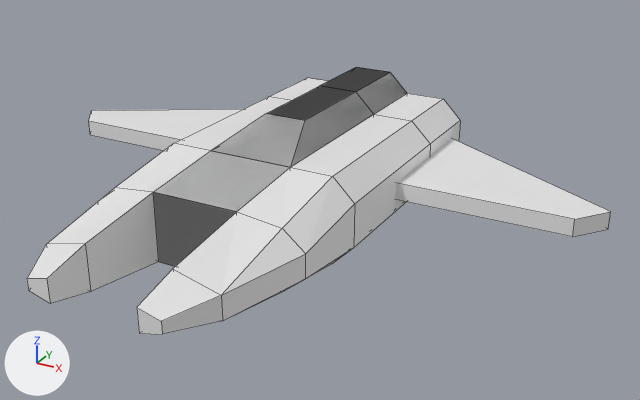
The Blender file Assets/Prefab/FoeShip.blend, before and after one commit.
Before and after are seen from a camera (50 mm lens) standing at (9.79, -13.69, 7.76) and looking at (1.17, 1.98, -0.08). Lighting does not change. The marker at lower left points along +X, +Y and +Z. Mesh edges are drawn as thin lines.

Objects in the first picture: 'ST-Foe', 'Wing'.
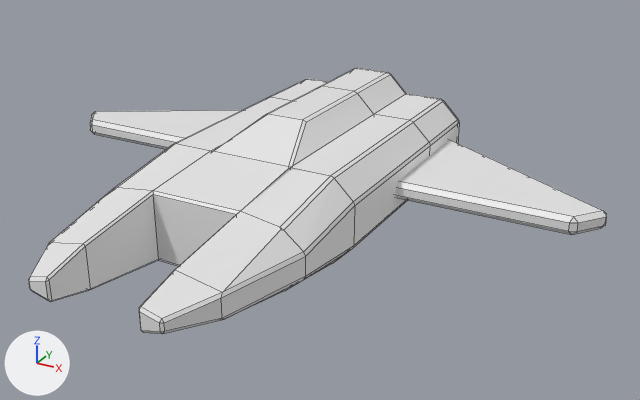
Commit message: Apply Modifiers

Patch to the scene script:
```diff
--- a/Assets/Prefab/FoeShip.blend.py
+++ b/Assets/Prefab/FoeShip.blend.py
@@ me_body @@
 # used by ob_st_foe; location = (0.0, 0.0, 0.0)
-me_body.from_pydata(...)  # 46 vertices, 44 faces; spans x -1.0..2.5, y -4.0..7.0, z -1.0..1.5
+me_body.from_pydata(...)  # 70 vertices, 74 faces; spans x -2.5..2.5, y -4.0..7.0, z -1.0..1.5
+# me_body part 1
+# 18 vertices are added at x -2.5..-1.0, y -4.0..7.0, z -0.67..0.67
+# 6 new vertices lie (-1.0, 0.0, 0.0) away from vertices in x -1.0, y 1.0..7.0, z -1.0..1.0
+# 30 new faces join them
@@ me_wing @@
 # used by ob_wing; parent = ob_st_foe; location = (-3.98, 4.06, 0.0); scale = (1.0, 1.0, 0.2)
-me_wing.from_pydata(...)  # 8 vertices, 6 faces; spans x -3.02..1.64, y -1.0..2.45, z -1.0..1.0
+me_wing.from_pydata(...)  # 16 vertices, 12 faces; spans x -7.0..7.0, y 3.06..6.51, z -0.2..0.2
+# me_wing part 2: the whole mesh is rebuilt
@@ ob_st_foe @@
 ob_st_foe.location = (0.0, 0.0, 0.0)
-_m = ob_st_foe.modifiers.new('Mirror', 'MIRROR')
-_m.use_clip = True
+_m = ob_st_foe.modifiers.new('Bevel', 'BEVEL')
+_m.width = 0.05
+_m.width_pct = 0.05
@@ ob_wing @@
 ob_wing.parent = ob_st_foe
-ob_wing.location = (-3.98, 4.06, 0.0)
-ob_wing.scale = (1.0, 1.0, 0.2)
-_m = ob_wing.modifiers.new('Mirror', 'MIRROR')
-_m.mirror_object = ob_st_foe
+ob_wing.location = (0.0, 0.0, 0.0)
+_m = ob_wing.modifiers.new('Bevel', 'BEVEL')
```

Boxes [x1, y1, x2, y2] around the edits, measured in the pictures (640 x 400 px):
'ST-Foe', reshaped, modifiers changed
    before: [27, 67, 460, 334]
    after: [28, 68, 459, 334]
'Wing', reshaped, modifiers changed, moved, rescaled
    before: [89, 109, 611, 237]
    after: [90, 110, 607, 235]
part 1 of me_body, added
    after: [28, 79, 327, 302]
